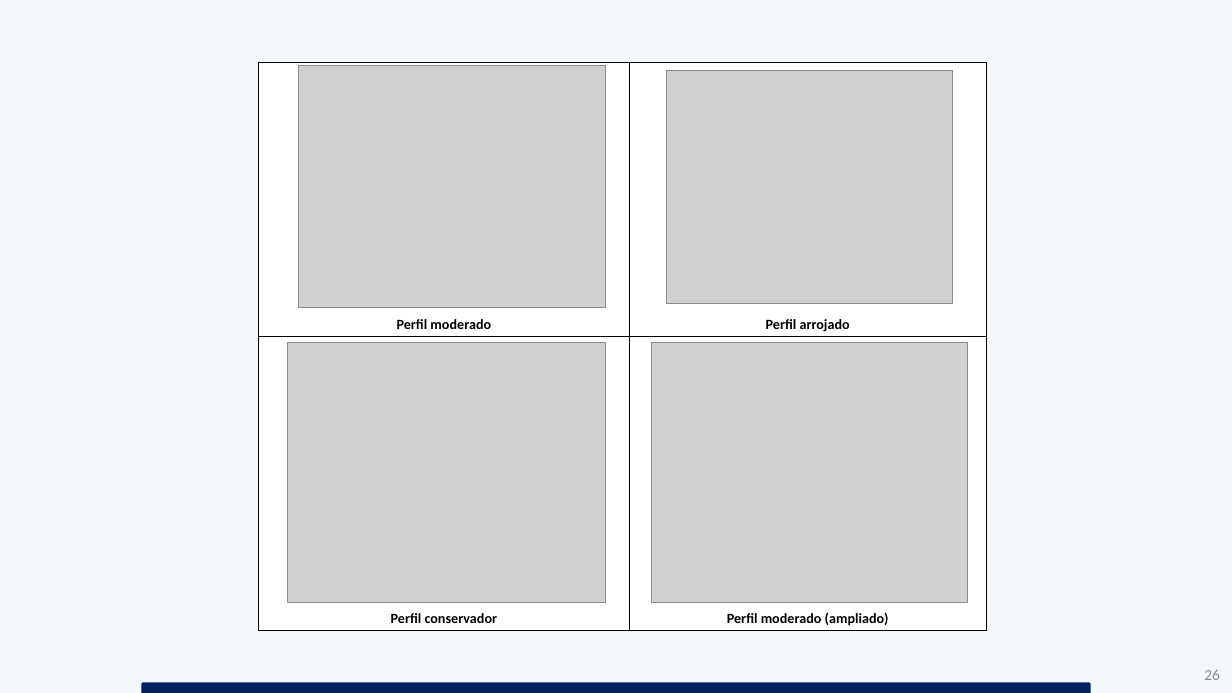
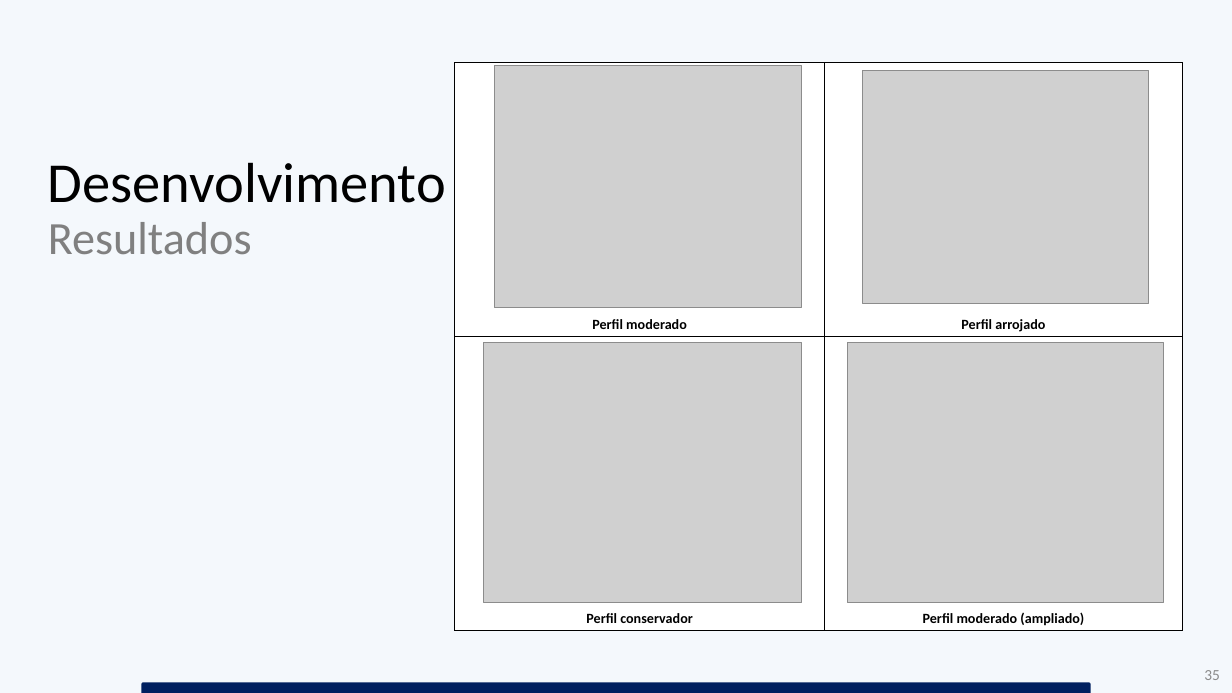
Before and after one commit to brunofvincensi/TCC, a slide deck: slide 35 of TCC_Apresentacao_Alexandre_e_Bruno.pptx (slide 26 before the commit). Drawn at 1232x693 pixels with LibreOffice and Linux fonts; fonts in the diff are those of the drawing; grey boxes stand for pictures. Boxes give left, top, right and bottom in pixels: in the first picture for what was removed or moved away, otherwise in the second. Text is boxed around its words. In the diff, an @@ line names an element or a change of style, - is before the commit and + after.

```diff
--- a/TCC_Apresentacao_Alexandre_e_Bruno.pptx
+++ b/TCC_Apresentacao_Alexandre_e_Bruno.pptx
@@ title added at box(48, 162, 446, 254), 44 pt, text #000000 @@
+Desenvolvimento
+Resultados
@@ 4 pictures, 1 table: place and size @@
-4 pictures, 1 table at box(259, 63, 987, 630)
+4 pictures, 1 table at box(455, 63, 1183, 630)
@@ page number at box(1204, 670, 1220, 680): text changed @@
-26
+35
```
Also in this commit, not shown: 4 other slides changed, 24 slides added, 3 slides removed, 54 other files.
